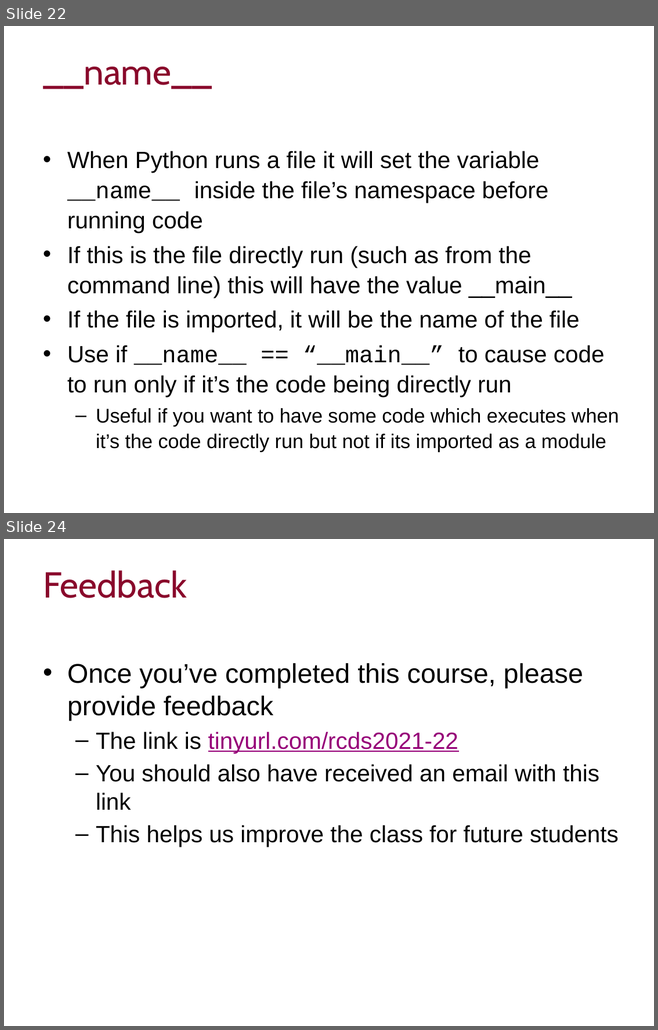
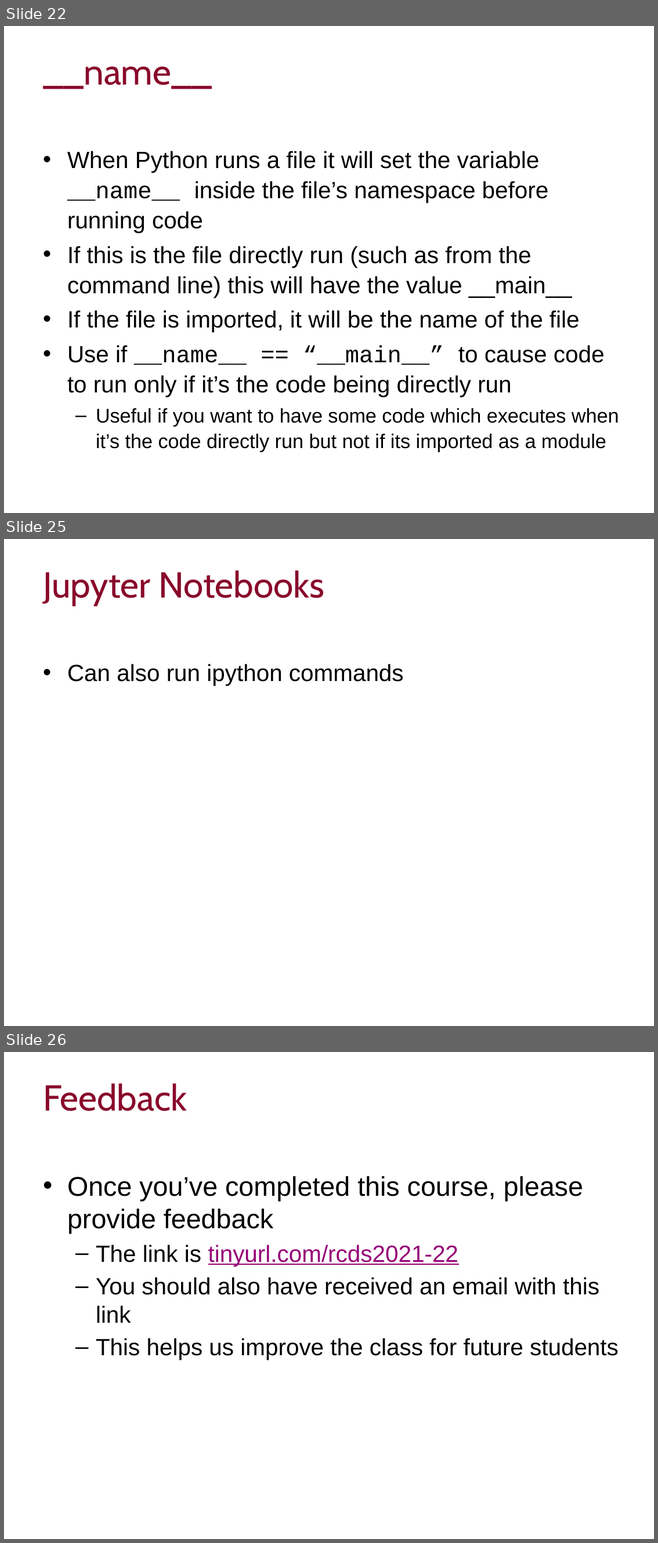
Before and after one commit to ImperialCollegeLondon/RCDS-managing-and-running-python-effectively, a slide deck: Managing and Running Python Effectively.pptx. Shown one above the other, each under a label of ours: slides 22 and 24 before the commit, slides 22, 25 and 26 after it; the slides between them are not shown. The pictures are 658x1030 and 658x1543 pixels, drawn with LibreOffice and Linux fonts; fonts in the diff are those of the drawing; background and template pictures are left out. Boxes give left, top, right and bottom in pixels: in the first picture for what was removed or moved away, otherwise in the second. Text is boxed around its words. In the diff, an @@ line names an element or a change of style, - is before the commit and + after.

```diff
--- a/Managing and Running Python Effectively.pptx
+++ b/Managing and Running Python Effectively.pptx
@@ slide 25 added at box(4, 539, 654, 1026), background #FFFFFF @@
@@ title added at box(43, 570, 325, 606), 40 pt, text #89092B @@
+Jupyter Notebooks
@@ text added at box(67, 664, 404, 686), 26 pt, text #000000 @@
+• Can also run ipython commands
@@ what was slide 24 is now slide 26 @@
```
Also in this commit, not shown: 1 slide changed, 1 other slide added, 2 other files.
